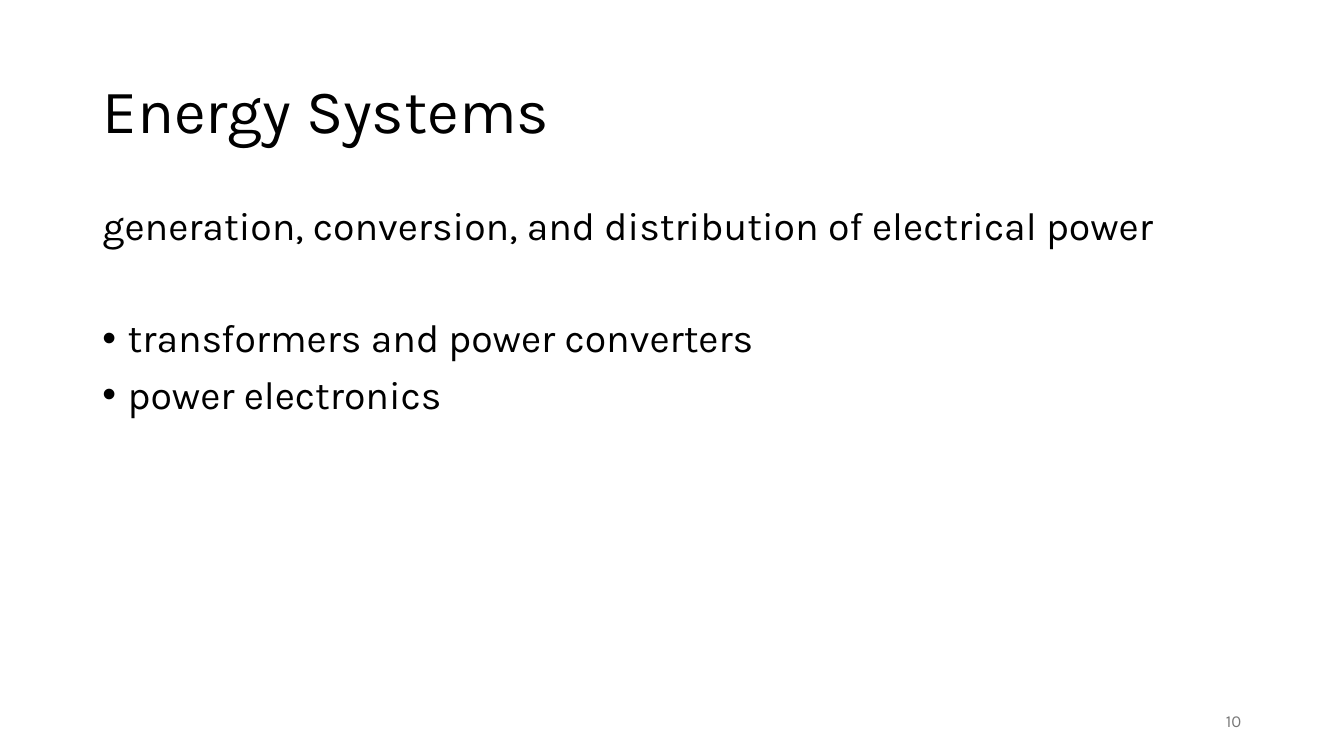
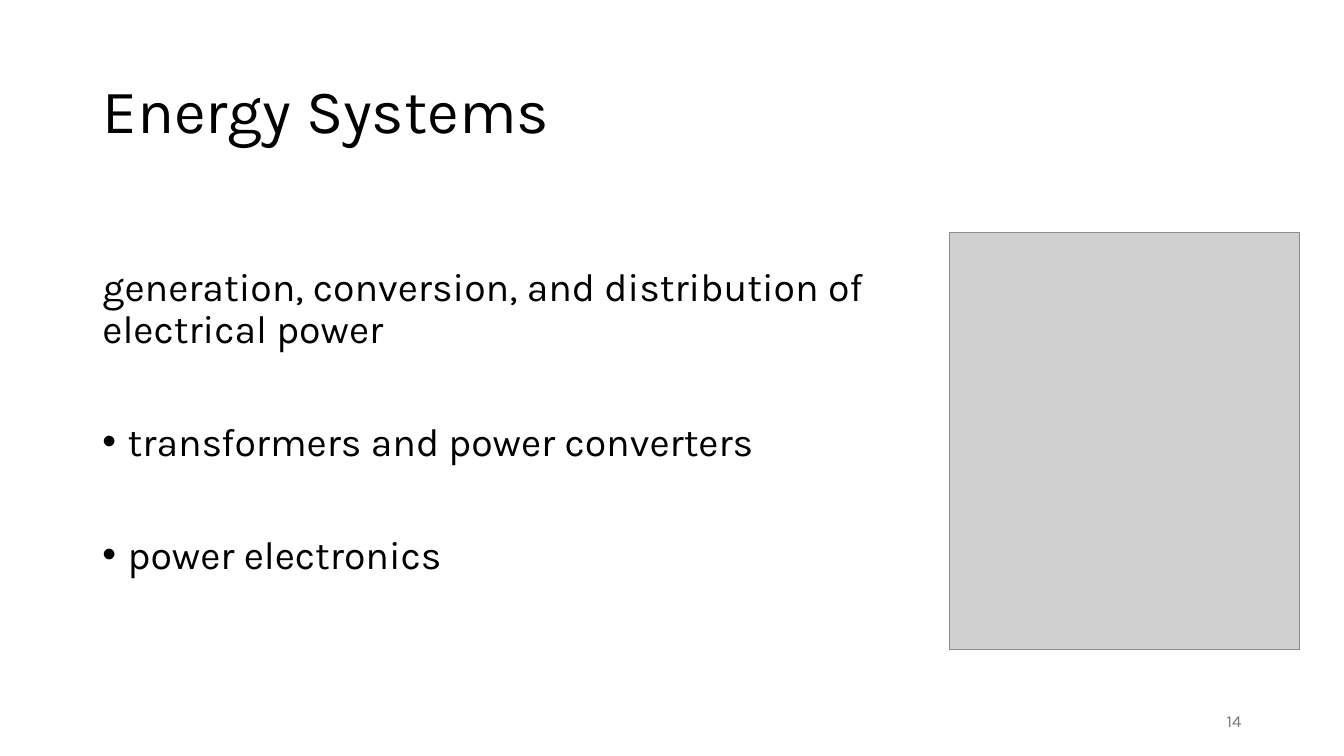
Before and after one commit to FelixWick/intro_electrical_eng, a slide deck: slide 14 of slides/5_outlook.pptx (slide 10 before the commit). Drawn at 1344x756 pixels with LibreOffice and Linux fonts; fonts in the diff are those of the drawing; grey boxes stand for pictures. Boxes give left, top, right and bottom in pixels: in the first picture for what was removed or moved away, otherwise in the second. Text is boxed around its words. In the diff, an @@ line names an element or a change of style, - is before the commit and + after.

```diff
--- a/slides/5_outlook.pptx
+++ b/slides/5_outlook.pptx
@@ text "generation, conversion, and distribution of ..." rewrapped from box(102, 213, 1153, 419) to box(102, 274, 863, 579) @@
@@ picture added at box(950, 233, 1300, 650) @@
@@ page number at box(1227, 716, 1242, 727): text changed @@
-10
+14
```
Also in this commit, not shown: 7 other slides changed, 6 slides added, 2 slides removed, 1 other file.
